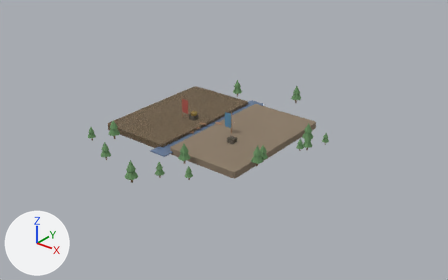
The Blender file content/stories/mahabharata/chapter-01-adi-parva/assets/blend/adi-11-division.blend, before and after one commit.
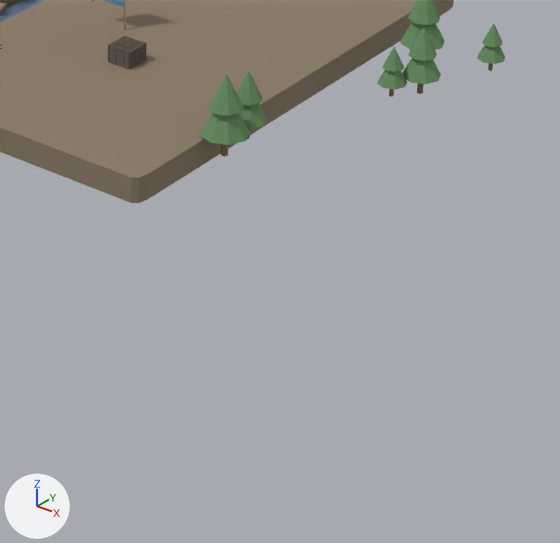
The first picture shows the older version from a camera (50 mm lens) standing at (161.9, -193.9, 115.7) and looking at (5.2, 2.0, -5.7). The close-ups show the older and then the newer version on the part from 44% to 77% of the width and 45% to 95% of the height of that picture. Only the edits that show in the close-ups are written down. Arrows for +X, +Y and +Z are at lower left; the lights stay in place. The close-ups show mesh edges as thin lines.

The first close-up shows 'GEO-east', 'GEO-pedE', 'GEO-tree-canopy.002', 'GEO-tree-canopy.003', 'GEO-tree-canopy.020', 'GEO-tree-canopy.024' and 14 more.
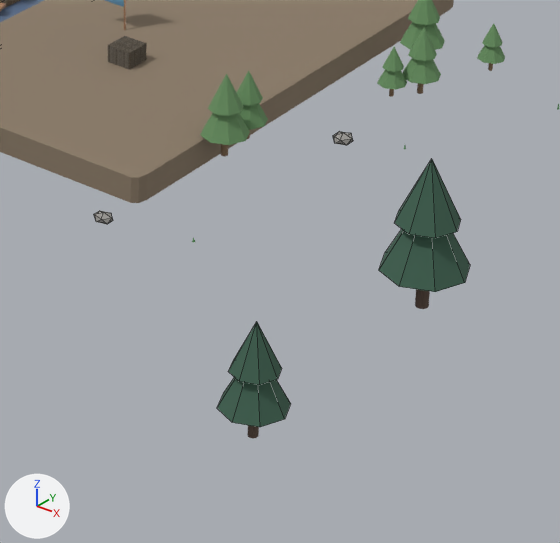
Boxes (x1, y1, x2, y2) around the edits, measured in the close-ups (560 x 543 px):
'GEO-tree-canopy.056', added (dark green): after (379, 229, 470, 292)
'GEO-tree-canopy.057', added (dark green): after (395, 159, 461, 238)
'GEO-tree-canopy.054', added (dark green): after (217, 377, 291, 427)
'GEO-tree-canopy.055', added (dark green): after (228, 322, 282, 385)
'GEO-srock3', added: after (333, 131, 353, 145)
'GEO-srock0', added: after (94, 211, 113, 224)

Patch to the scene script:
```diff
--- a/content/stories/mahabharata/chapter-01-adi-parva/assets/blend/adi-11-division.blend.py
+++ b/content/stories/mahabharata/chapter-01-adi-parva/assets/blend/adi-11-division.blend.py
@@ mat_mat_adi_11_division_darkleaf @@
+mat_mat_adi_11_division_darkleaf = principled_material('MAT-adi-11-division-darkleaf')
+mat_mat_adi_11_division_darkleaf.base_color = (0.05, 0.12, 0.08)  # dark green #3f6150
+mat_mat_adi_11_division_darkleaf.roughness = 1.0
@@ mat_mat_adi_11_division_srock @@
+mat_mat_adi_11_division_srock = principled_material('MAT-adi-11-division-srock')
+mat_mat_adi_11_division_srock.base_color = (0.32, 0.31, 0.29)  # grey #999793
+mat_mat_adi_11_division_srock.roughness = 0.95
@@ me_cone_049 @@
+me_cone_049.from_pydata(...)  # an 8-sided cone pointing to +z spanning x -1.9..1.9, y -1.9..1.9, z -1.8..1.8
+me_cone_049.materials.append(mat_mat_adi_11_division_darkleaf)  # dark green #3f6150
@@ me_icosphere_003 @@
+me_icosphere_003.from_pydata(...)  # an icosphere of 20 faces spanning x -0.99..0.99, y -0.94..0.94, z -1.11..1.11
+me_icosphere_003.materials.append(mat_mat_adi_11_division_srock)  # grey #999793
@@ me_icosphere @@
+me_icosphere.from_pydata(...)  # an icosphere of 20 faces spanning x -0.92..0.92, y -0.87..0.87, z -1.02..1.02
+me_icosphere.materials.append(mat_mat_adi_11_division_srock)  # grey #999793
@@ ob_geo_tree_canopy_057 @@
+ob_geo_tree_canopy_057 = bpy.data.objects.new('GEO-tree-canopy.057', me_cone_049)
+ob_geo_tree_canopy_057.location = (68.2, -29.8, 11.9)
+ob_geo_tree_canopy_057.scale = (1.59, 1.59, 1.76)
@@ ob_geo_tree_canopy_056 @@
+ob_geo_tree_canopy_056 = bpy.data.objects.new('GEO-tree-canopy.056', me_cone_049)
+ob_geo_tree_canopy_056.location = (68.2, -29.8, 7.9)
+ob_geo_tree_canopy_056.scale = (2.2, 2.2, 2.2)
@@ ob_geo_tree_canopy_055 @@
+ob_geo_tree_canopy_055 = bpy.data.objects.new('GEO-tree-canopy.055', me_cone_049)
+ob_geo_tree_canopy_055.location = (68.0, -55.8, 8.7)
+ob_geo_tree_canopy_055.scale = (1.17, 1.17, 1.29)
@@ ob_geo_tree_canopy_054 @@
+ob_geo_tree_canopy_054 = bpy.data.objects.new('GEO-tree-canopy.054', me_cone_049)
+ob_geo_tree_canopy_054.location = (68.0, -55.8, 5.8)
+ob_geo_tree_canopy_054.scale = (1.62, 1.62, 1.62)
@@ ob_geo_srock3 @@
+ob_geo_srock3 = bpy.data.objects.new('GEO-srock3', me_icosphere_003)
+ob_geo_srock3.location = (45.3, -8.0, 0.5)
+ob_geo_srock3.scale = (1.07, 1.05, 0.55)
@@ ob_geo_srock0 @@
+ob_geo_srock0 = bpy.data.objects.new('GEO-srock0', me_icosphere)
+ob_geo_srock0.location = (36.3, -35.8, 0.5)
+ob_geo_srock0.scale = (1.12, 0.875, 0.55)
```
